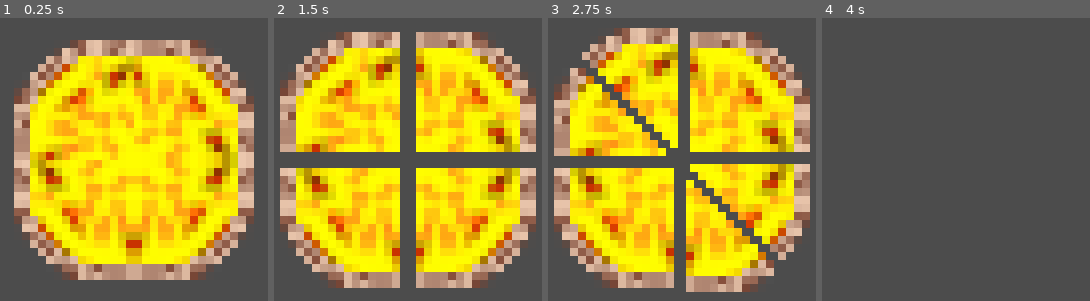
Above: before the commit, frames 1-4 (left to right).
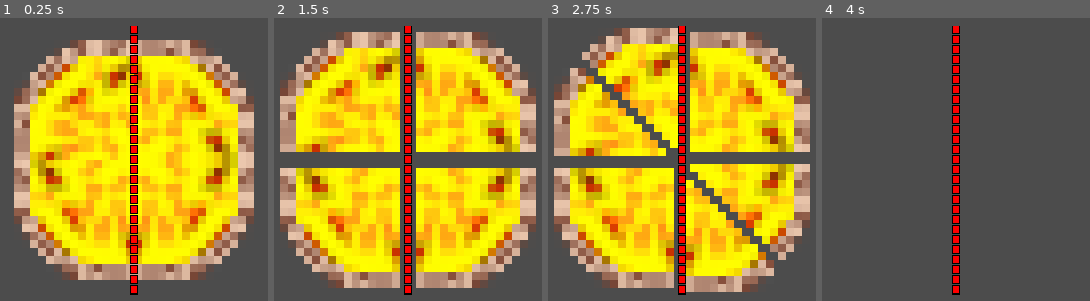
Above: after the commit, the same moments.

Repository: swashdev/minigame-madness
Game: Godot game, scene res://mini/za/scenes/za_minigame.tscn
Two runs of this game, one before a commit and one after it. Both use one fixed random seed, a clock stepped at 60 frames per second and the inputs below. This scene is started directly instead of the project's main scene.
Inputs:
- Up to frame 1 (0.25 s): no input
- Up to frame 2 (1.5 s): tap Enter at 0.5 s; hold Space (action) 0.53-1.28 s; hold Right (move_right) from 0.53 s (still down); tap Up (move_up) at 0.77 s; tap Space (action) at 1.35 s
- Up to frame 3 (2.75 s): tap Up (move_up) at 1.52 s; tap Enter at 2 s; release Right (move_right) at 2.03 s; hold Left (move_left) from 2.03 s (still down); hold Space (action) from 2.03 s (still down)
- Up to frame 4 (4 s): release Left (move_left) at 2.78 s; release Space (action) at 2.78 s; hold Right (move_right) from 2.78 s (still down); tap Space (action) at 2.85 s; tap Up (move_up) at 3.02, 3.77 s; hold Space (action) from 3.53 s (still down)

The runs differ from the first frame. In frame 1, 2.6% of the frame differs, in the area x 48-52%, y 2-98%; in frame 2, 2.6%; in frame 3, 2.6%; in frame 4, 2.6%.

Commit message:
[ZA] reorganize all resources.
I wasn't expecting this particular minigame to be a nightmare to keep
organized but BOY WAS I WRONG.

The 'za slice sprites & the Za scene have been moved into "za" folders,
as has the Za script.

The slice guide sprite has been moved into a "guides" folder.

Diff:
--- a/mini/za/scenes/za.tscn
+++ b/mini/za/scenes/za/za.tscn
@@ -1,8 +1,9 @@
 [gd_scene load_steps=4 format=2]
 
-[ext_resource path="res://mini/za/images/one_more_slice.png" type="Texture" id=1]
-[ext_resource path="res://mini/za/images/slice_of_za.png" type="Texture" id=2]
-[ext_resource path="res://mini/za/scripts/za.gd" type="Script" id=3]
+[ext_resource path="res://mini/za/images/za/one_more_slice.png" type="Texture" id=1]
+[ext_resource path="res://mini/za/images/za/slice_of_za.png" type="Texture" id=2]
+[ext_resource path="res://mini/za/scripts/za/za.gd" type="Script" id=3]
+
 
 [node name="Za" type="Node2D"]
 script = ExtResource( 3 )
--- a/mini/za/scenes/za_minigame.tscn
+++ b/mini/za/scenes/za_minigame.tscn
@@ -1,7 +1,8 @@
-[gd_scene load_steps=3 format=2]
+[gd_scene load_steps=4 format=2]
 
-[ext_resource path="res://mini/za/scenes/za.tscn" type="PackedScene" id=1]
+[ext_resource path="res://mini/za/scenes/za/za.tscn" type="PackedScene" id=1]
 [ext_resource path="res://mini/za/scripts/za_minigame.gd" type="Script" id=2]
+[ext_resource path="res://mini/za/images/guides/slice_guide.png" type="Texture" id=3]
 
 [node name="ZaMinigame" type="Node2D"]
 script = ExtResource( 2 )
@@ -10,5 +11,9 @@
 [node name="Za" parent="." instance=ExtResource( 1 )]
 position = Vector2( 320, 240 )
 scale = Vector2( 2, 2 )
+
+[node name="SliceGuide" type="Sprite" parent="."]
+position = Vector2( 320, 240 )
+texture = ExtResource( 3 )
 [connection signal="eaten" from="Za" to="." method="_on_Za_eaten"]
 [connection signal="sliced" from="Za" to="." method="_on_Za_sliced"]
Renamed: mini/za/images/slice_guide.png -> mini/za/images/guides/slice_guide.png
Not shown, changed: mini/za/images/guides/slice_guide.png.import
Renamed: mini/za/images/one_more_slice.png -> mini/za/images/za/one_more_slice.png
Not shown, changed: mini/za/images/za/one_more_slice.png.import
Renamed: mini/za/images/slice_of_za.png -> mini/za/images/za/slice_of_za.png
Not shown, changed: mini/za/images/za/slice_of_za.png.import
Renamed: mini/za/scripts/za.gd -> mini/za/scripts/za/za.gd
